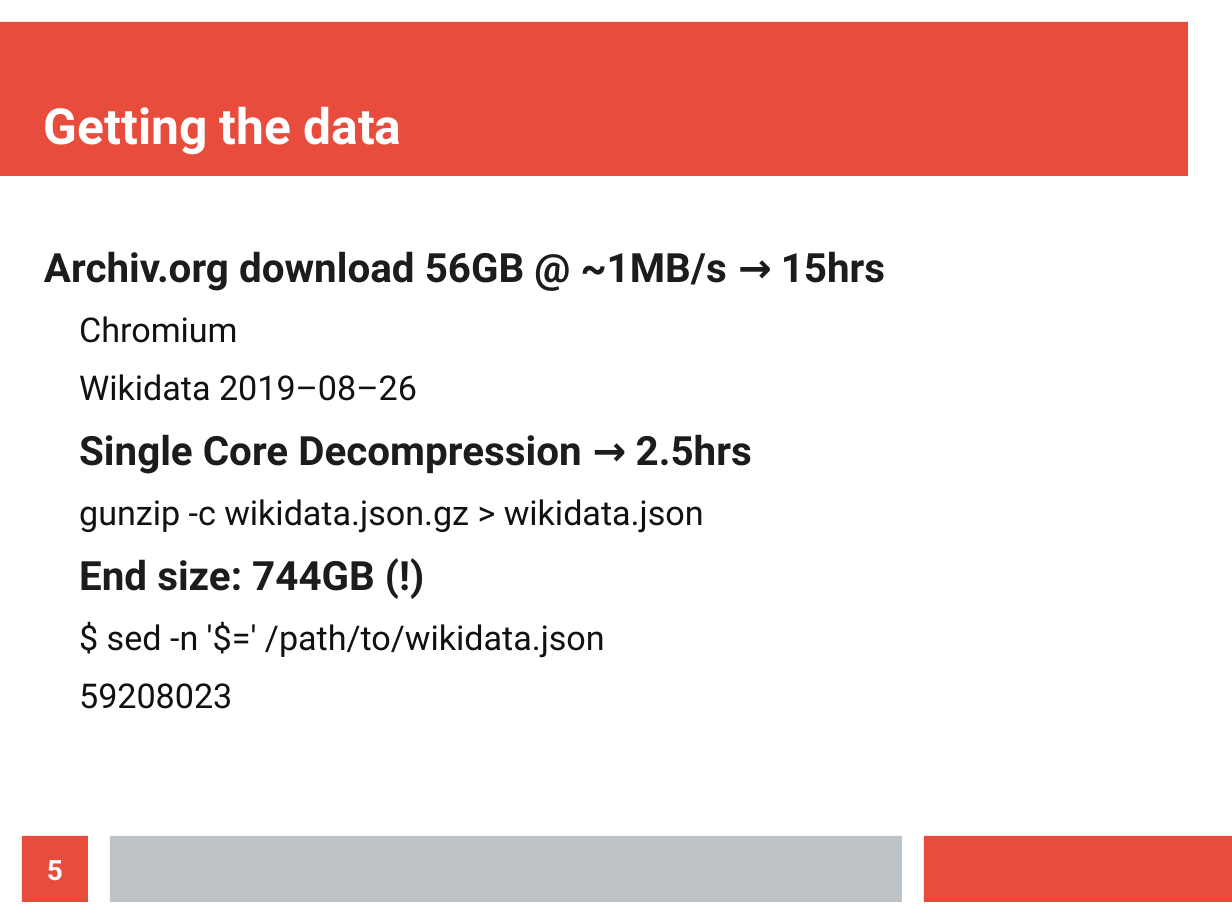
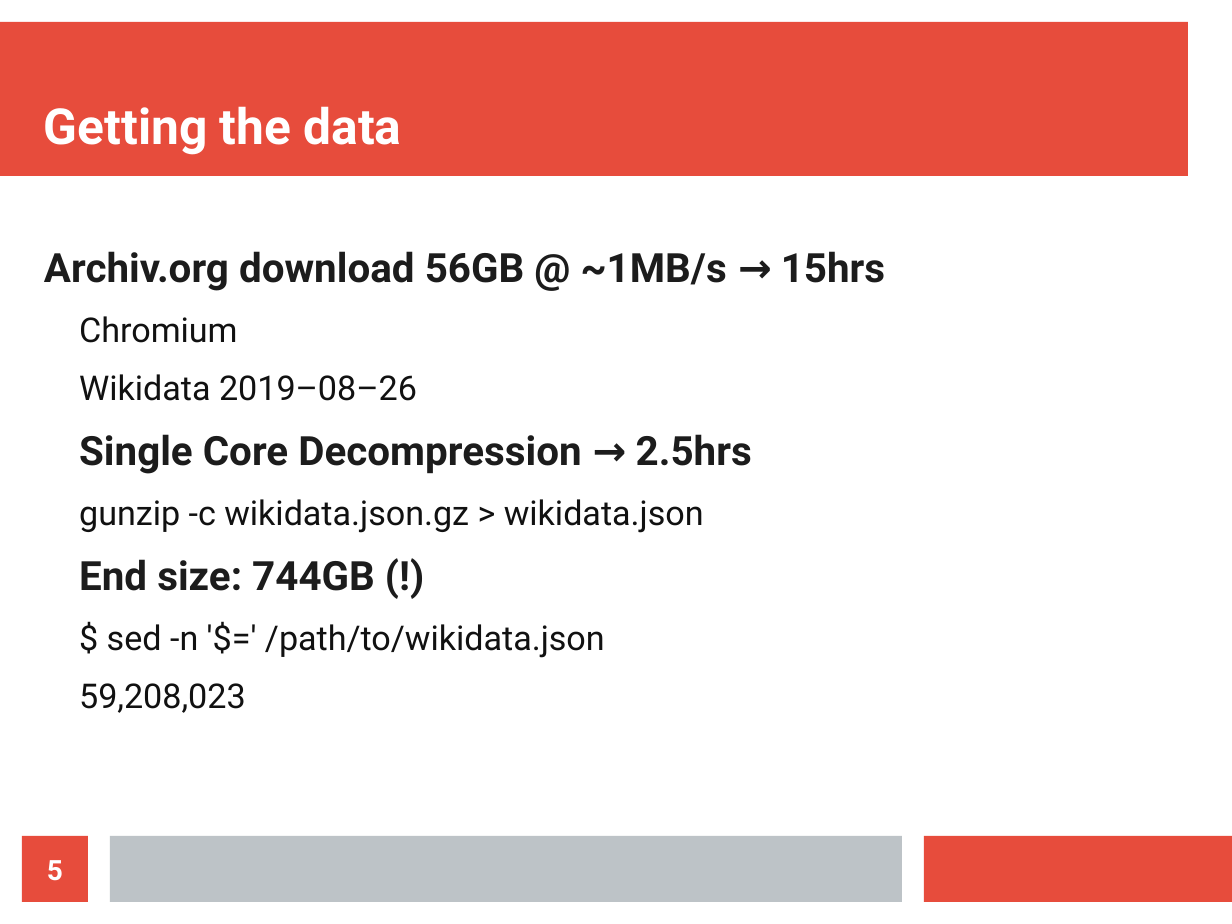
Before and after one commit to j-toma/wikidata, a slide deck: slide 5 of wikidata0-02.odp. Drawn at 1232x924 pixels with LibreOffice and Linux fonts; fonts in the diff are those of the drawing. Boxes give left, top, right and bottom in pixels: in the first picture for what was removed or moved away, otherwise in the second. Text is boxed around its words. In the diff, an @@ line names an element or a change of style, - is before the commit and + after.

```diff
--- a/wikidata0-02.odp
+++ b/wikidata0-02.odp
@@ text at (79,683,246,713): text changed @@
-  59208023
+  59,208,023
```
Also in this commit, not shown: 4 other slides changed, 1 other file.
